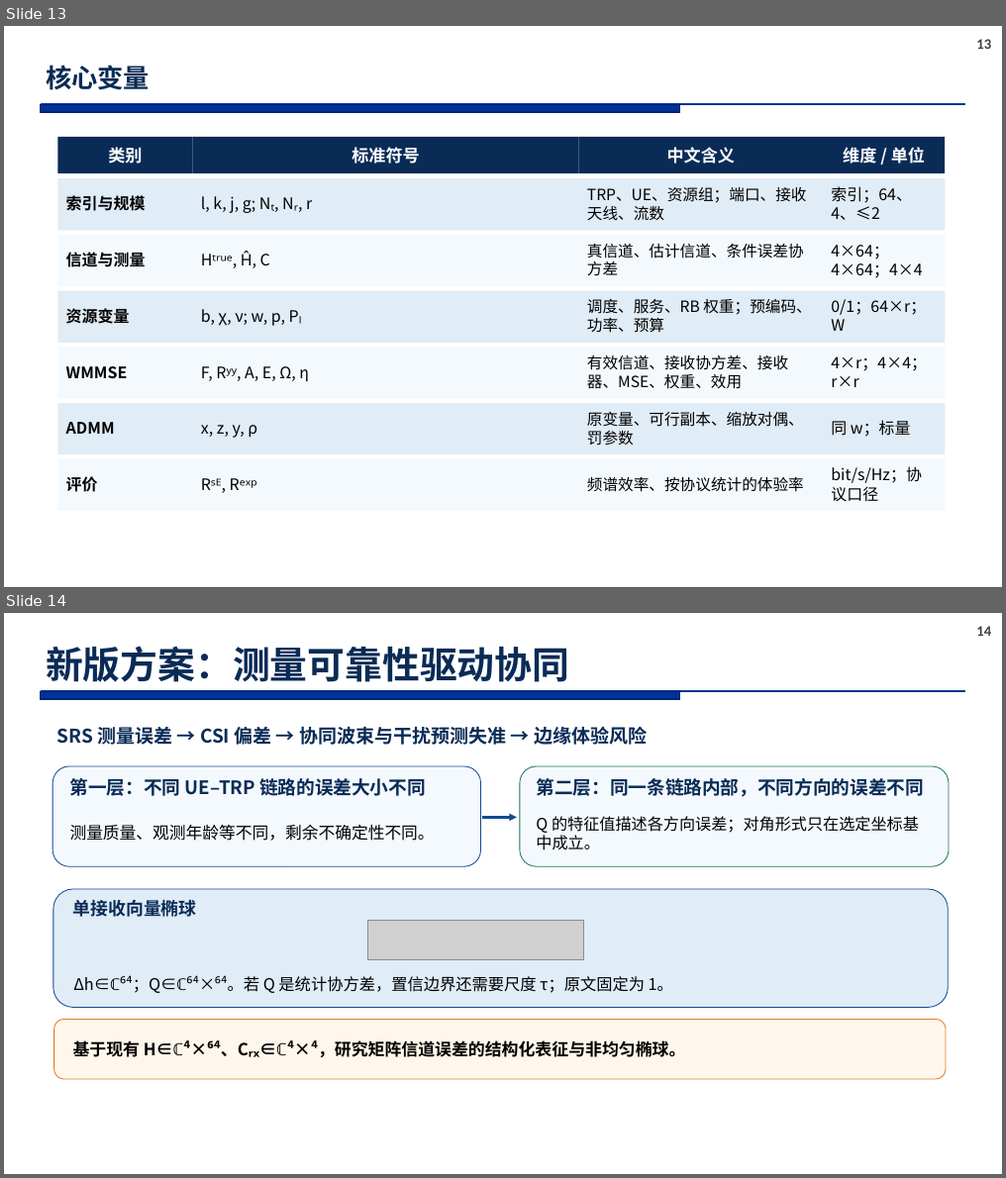
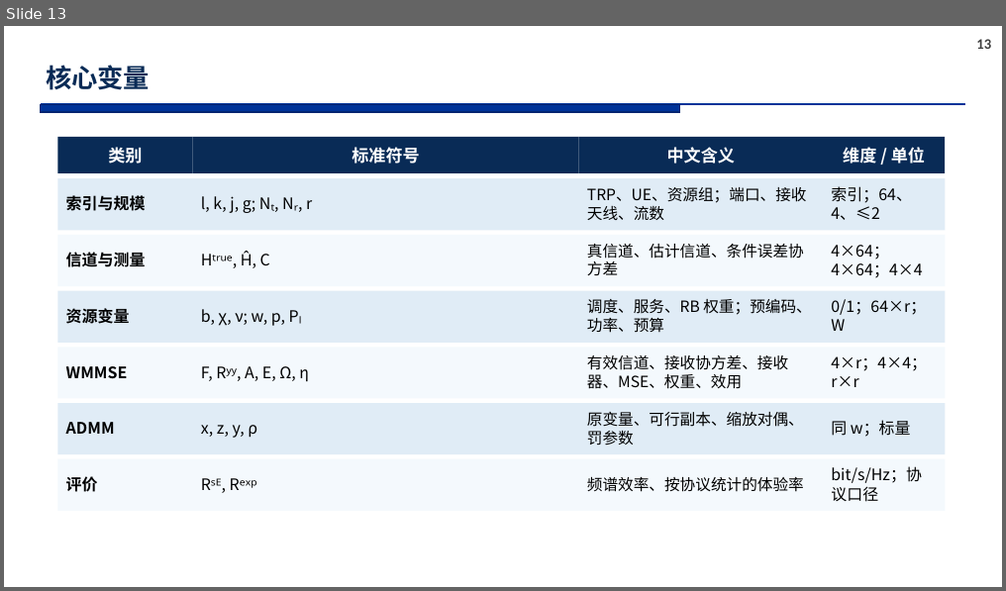
Before and after one commit to soysoybean0924-hash/CF-MultiTRP-Optimization, a slide deck: docs/research_ppt_20261020/CHASI_研究汇报_研究计划表达_20261020.pptx. Shown one above the other, each under a label of ours: slides 13 and 14 before the commit, slide 13 after it. The pictures are 1006x1178 and 1006x591 pixels, drawn with LibreOffice and Linux fonts; fonts in the diff are those of the drawing; grey boxes stand for pictures; background and template pictures are left out. Boxes give left, top, right and bottom in pixels: in the first picture for what was removed or moved away, otherwise in the second. Text is boxed around its words. In the diff, an @@ line names an element or a change of style, - is before the commit and + after.

```diff
--- a/docs/research_ppt_20261020/CHASI_研究汇报_研究计划表达_20261020.pptx
+++ b/docs/research_ppt_20261020/CHASI_研究汇报_研究计划表达_20261020.pptx
@@ slide 14 removed at [4,613,1002,1174], background #FFFFFF; not listed: 3 template elements that a slide beside it also shows @@
@@ title removed at [46,646,569,682] @@
-新版方案：测量可靠性驱动协同
@@ text removed at [57,726,647,745] @@
-SRS 测量误差 → CSI 偏差 → 协同波束与干扰预测失准 → 边缘体验风险
@@ rounded rectangle removed at [53,766,481,866] @@
@@ text removed at [70,778,426,796] @@
-第一层：不同 UE–TRP 链路的误差大小不同
@@ rounded rectangle removed at [520,766,948,866] @@
@@ text removed at [536,778,924,797] @@
-第二层：同一条链路内部，不同方向的误差不同
@@ arrow removed from (482, 817) to (517, 817) @@
@@ text removed at [536,816,919,851] @@
-Q 的特征值描述各方向误差；对角形式只在选定坐标基中成立。
@@ text removed at [70,825,435,841] @@
-测量质量、观测年龄等不同，剩余不确定性不同。
@@ rounded rectangle removed at [54,889,948,1008] @@
@@ text removed at [73,900,197,917] @@
-单接收向量椭球
@@ picture removed at [368,921,583,960] @@
@@ text removed at [73,976,673,993] @@
-Δh∈ℂ⁶⁴；Q∈ℂ⁶⁴×⁶⁴。若 Q 是统计协方差，置信边界还需要尺度 τ；原文固定为 1。
@@ rounded rectangle removed at [54,1020,945,1079] @@
@@ text removed at [73,1041,685,1058] @@
-基于现有 H∈ℂ⁴×⁶⁴、Cᵣₓ∈ℂ⁴×⁴，研究矩阵信道误差的结构化表征与非均匀椭球。
```
Also in this commit, not shown: 1 slide changed, 1 slide added, 1 other slide removed.
